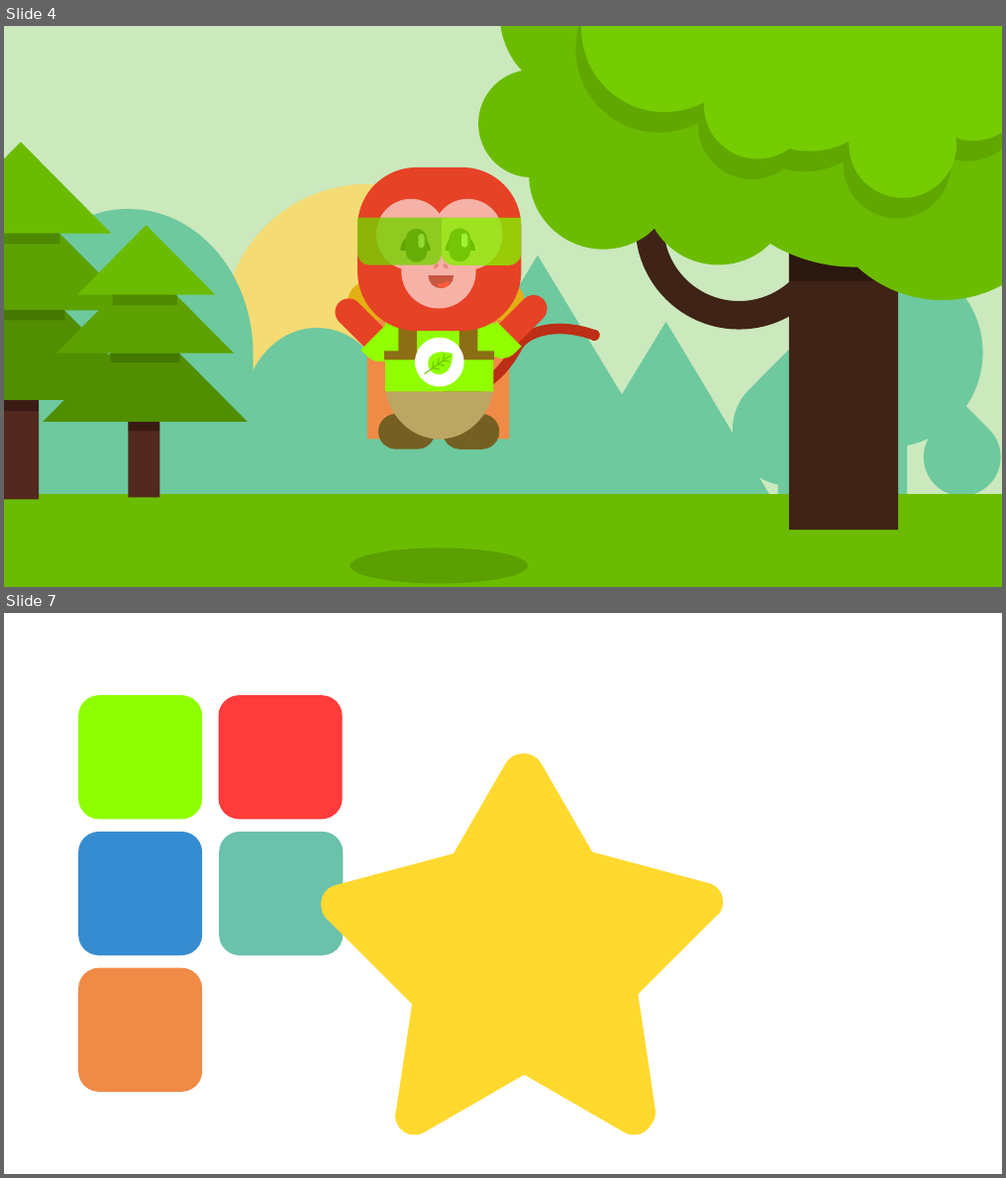
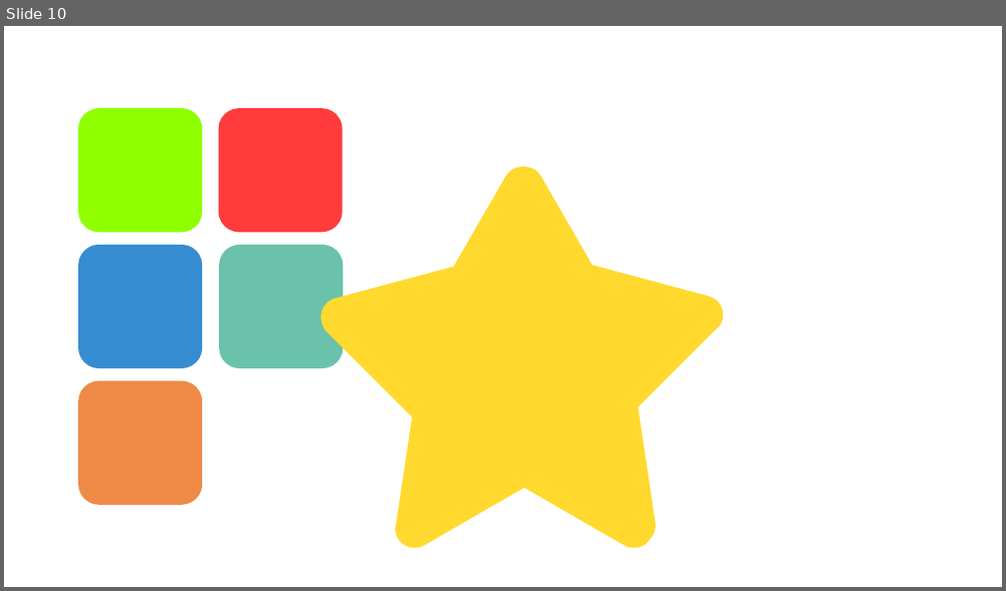
Before and after one commit to pedrogmo/projetopp2, a slide deck: slide/animacao.pptx. Shown one above the other, each under a label of ours: slides 4 and 7 before the commit, slide 10 after it; the slides between them are not shown. The pictures are 1006x1178 and 1006x591 pixels, drawn with LibreOffice and Linux fonts; fonts in the diff are those of the drawing. Boxes give left, top, right and bottom in pixels: in the first picture for what was removed or moved away, otherwise in the second. Text is boxed around its words. In the diff, an @@ line names an element or a change of style, - is before the commit and + after.

```diff
--- a/slide/animacao.pptx
+++ b/slide/animacao.pptx
@@ slide 4 removed at [4,26,1002,587], background #FFFFFF @@
@@ rectangle removed at [4,26,1002,587] @@
@@ freeform shape removed at [466,26,1002,320] @@
@@ freeform shape removed at [576,26,1002,218] @@
@@ freeform shape removed at [581,26,1002,198] @@
@@ group removed at [4,142,153,500]: 3 triangles, 1 rectangle @@
@@ ellipse removed at [223,184,512,473] @@
@@ rectangle removed at [4,233,60,244] @@
@@ group removed at [43,225,248,497]: 3 triangles, 1 rectangle @@
@@ freeform shape removed at [357,218,522,265] @@
@@ freeform shape removed at [442,218,522,266] @@
@@ freeform shape removed at [636,227,844,330] @@
@@ rectangle removed at [789,208,899,531] @@
@@ arch (boxed as its full ring) removed at [400,235,430,267] @@
@@ group removed at [406,228,470,263]: 4 rounded rectangles @@
@@ arch (boxed as its full ring) removed at [446,235,475,267] @@
@@ rectangle removed at [789,252,899,281] @@
@@ freeform shape removed at [429,276,453,288] @@
@@ arch (boxed as its full ring) removed at [433,271,450,284] @@
@@ ellipse removed at [437,279,450,289] @@
@@ rectangle removed at [4,310,64,320] @@
@@ rectangle removed at [113,294,177,305] @@
@@ rectangle removed at [110,354,179,363] @@
@@ group removed at [4,209,1002,525]: 14 freeform shapes, 5 rectangles, 4 triangles @@
@@ group removed at [329,168,653,450]: 17 rounded rectangles, 5 freeform shapes, 4 ellipses, 3 rectangles, 2 arc (boxed as its full ellipse)s @@
@@ rectangle removed at [4,401,40,411] @@
@@ rectangle removed at [129,422,159,431] @@
@@ rectangle removed at [4,494,1002,587] @@
@@ ellipse removed at [350,549,528,584] @@
@@ what was slide 7 is now slide 10 @@
```
Also in this commit, not shown: 9 slides added, 5 other slides removed, 2 other files.
